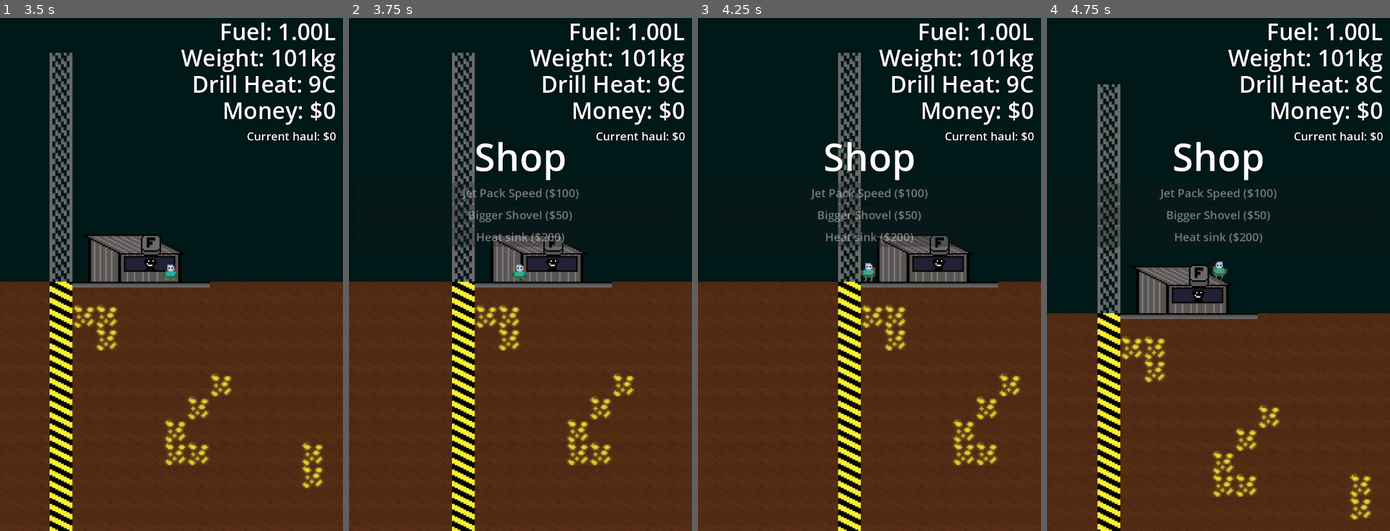
Above: before the commit, frames 1-4 (left to right).
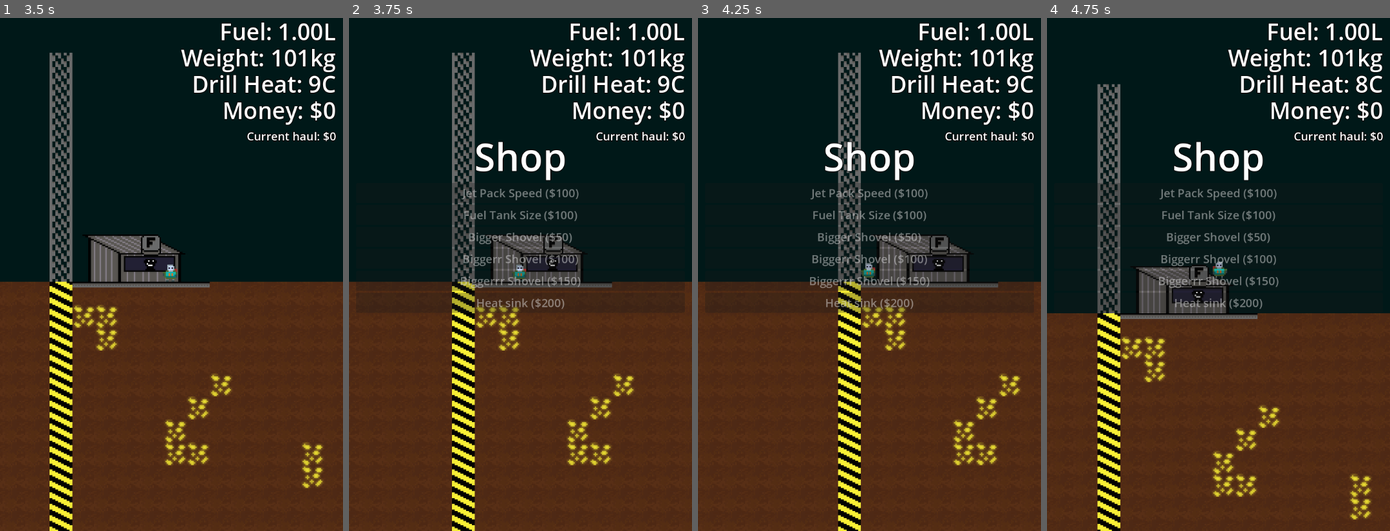
Above: after the commit, the same moments.

Repository: brikr/ludum-dare-57
Game: Godot game, scene res://scenes/main/main.tscn
Two runs of this game, one before a commit and one after it. Both use one fixed random seed, a clock stepped at 60 frames per second and the inputs below.
Inputs (mouse positions are in pixels of both pictures, inside the frame that each line leads up to):
- Up to frame 1 (3.5 s): tap Enter at 0.5 s; move the mouse to (154, 377) at 0.52 s; hold D (move_right) 0.53-2.03 s; tap F (interact) at 0.6, 2.1 s; tap Space (jump) at 0.77, 1.52, 3.02 s; move the mouse to (274, 351) at 1.27 s; click (274, 351) at 1.35 s; move the mouse to (68, 197) at 2.02 s; hold A (move_left) from 2.03 s (still down); move the mouse to (188, 274) at 2.77 s; click (188, 274) at 2.85 s
- Up to frame 2 (3.75 s): keep holding A (move_left); move the mouse to (469, 146) at 3.52 s; tap F (interact) at 3.6 s
- Up to frame 3 (4.25 s): keep holding A (move_left); tap Space (jump) at 3.77 s
- Up to frame 4 (4.75 s): move the mouse to (1293, 248) at 4.27 s; release A (move_left) at 4.28 s; hold D (move_right) from 4.28 s (still down); click (1293, 248) at 4.35 s; tap Space (jump) at 4.52 s

Frame 1 is identical in both runs. In frame 2, 1.7% of the frame differs, in the area x 30-68%, y 37-58%; in frame 3, 1.8%, in the area x 32-78%, y 37-58%; in frame 4, 1.6%.

Commit message:
add items

Diff:
--- a/scripts/items/items.gd
+++ b/scripts/items/items.gd
@@ -2,8 +2,11 @@
 
 var GEAR_REGISTRY = [
   Item.new("Jet Pack Speed", 100.0, Item.Type.GEAR, {Item.StatImpact.JETPACK_SPEED_LIMIT: 25}),
-  Item.new("Bigger Shovel", 50.0, Item.Type.GEAR, {Item.StatImpact.DIGGING_POWER: 1}),
-  Item.new("Heat sink", 200, Item.Type.GEAR, {Item.StatImpact.DIGGING_HEAT_GEN: -0.25, Item.StatImpact.HEAT_DECAY_RATE: 0.25}, ),
+  Item.new("Fuel Tank Size", 100.0, Item.Type.GEAR, {Item.StatImpact.FUEL_CAPACITY: 500}),
+  Item.new("Bigger Shovel", 50.0, Item.Type.GEAR, {Item.StatImpact.DIGGING_POWER: 0.25}),
+  Item.new("Biggerr Shovel", 100.0, Item.Type.GEAR, {Item.StatImpact.DIGGING_POWER: 0.25}),
+  Item.new("Biggerrr Shovel", 150.0, Item.Type.GEAR, {Item.StatImpact.DIGGING_POWER: 0.25}),
+  Item.new("Heat sink", 200, Item.Type.GEAR, {Item.StatImpact.DIGGING_HEAT_GEN: -0.25, Item.StatImpact.HEAT_DECAY_RATE: 0.25}),
 ]
 
 var CONSUMEABLE_REGISTRY = [
